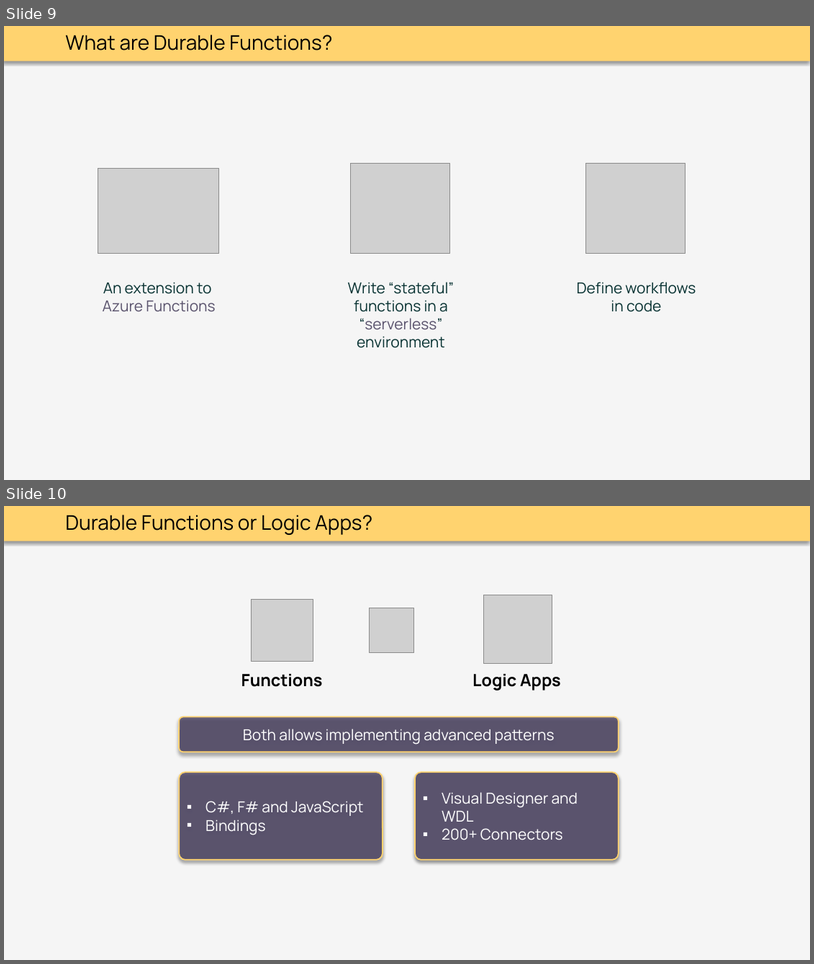
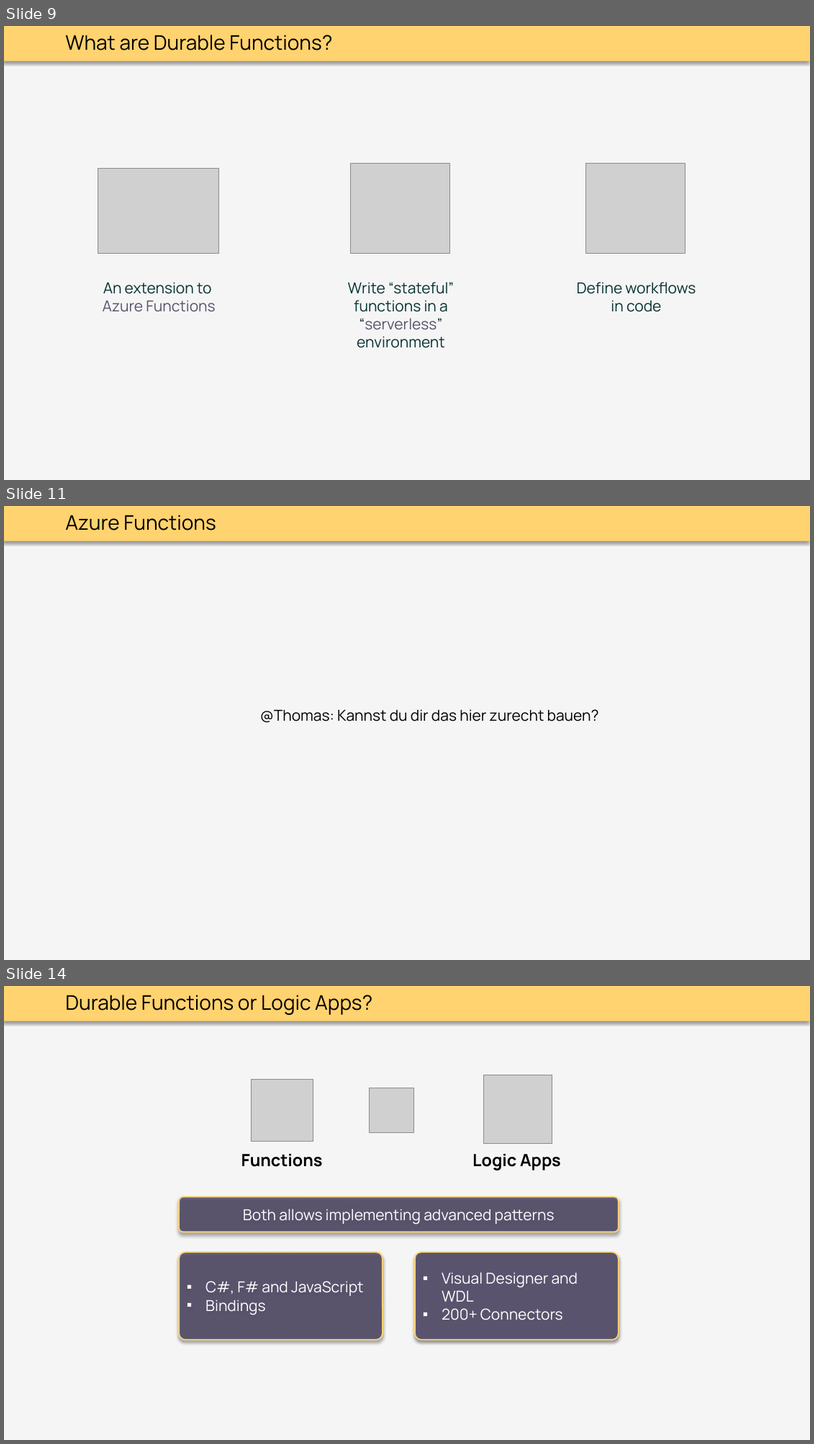
Before and after one commit to thoemmi/DurableFunctionsMeetupRosenheim, a slide deck: slides/Durable_Functions.pptx. Shown one above the other, each under a label of ours: slides 9 and 10 before the commit, slides 9, 11 and 14 after it; the slides between them are not shown. The pictures are 814x964 and 814x1444 pixels, drawn with LibreOffice and Linux fonts; fonts in the diff are those of the drawing; grey boxes stand for pictures. Boxes give left, top, right and bottom in pixels: in the first picture for what was removed or moved away, otherwise in the second. Text is boxed around its words. In the diff, an @@ line names an element or a change of style, - is before the commit and + after.

```diff
--- a/slides/Durable_Functions.pptx
+++ b/slides/Durable_Functions.pptx
@@ slide 11 added at box(4, 506, 810, 960), background #F5F5F5; not listed: 1 template element that a slide beside it also shows @@
@@ text added at box(65, 515, 216, 530), 24 pt, text #000000 @@
+Azure Functions
@@ text added at box(260, 709, 599, 723), 18 pt, text #000000 @@
+@Thomas: Kannst du dir das hier zurecht bauen?
@@ what was slide 10 is now slide 14 @@
```
Also in this commit, not shown: 1 slide changed, 3 other slides added.
